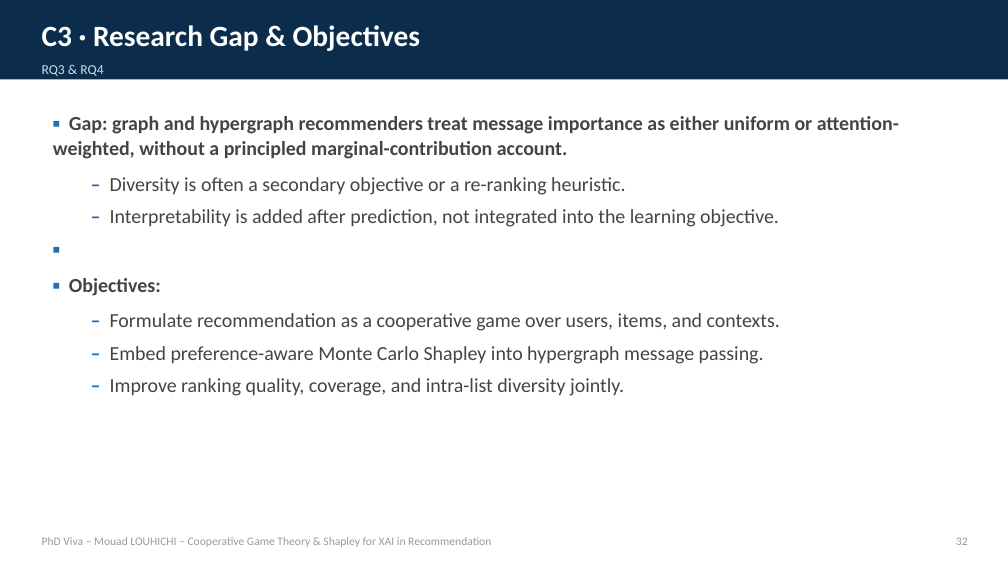
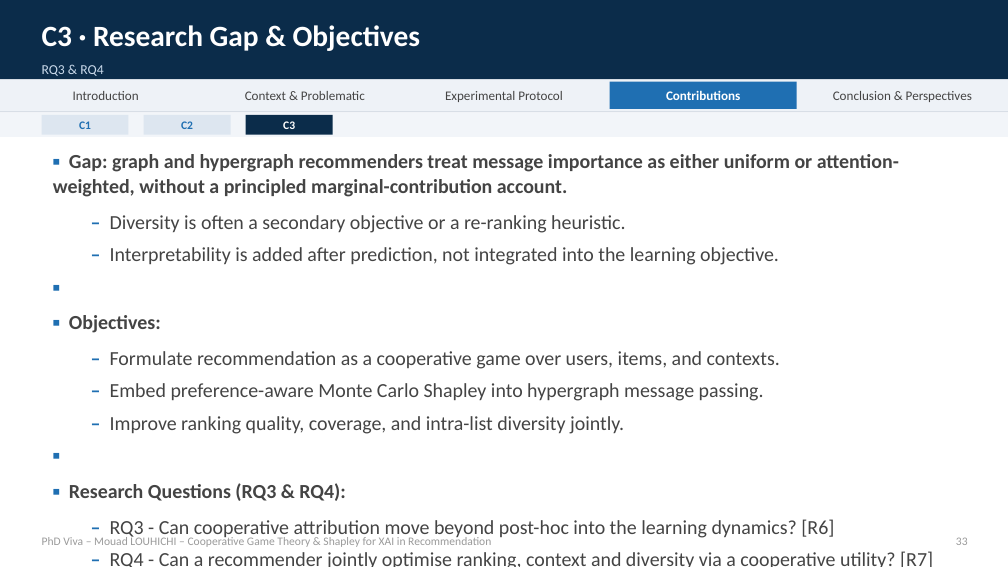
Before and after one commit to mouadlouhichi/phd-prep, a slide deck: slide 40 of viva/MOUAD_LOUHICHI_VIVA.pptx (slide 39 before the commit). Drawn at 1008x567 pixels with LibreOffice and Linux fonts; fonts in the diff are those of the drawing. Boxes give left, top, right and bottom in pixels: in the first picture for what was removed or moved away, otherwise in the second. Text is boxed around its words. In the diff, an @@ line names an element or a change of style, - is before the commit and + after.

Commit message:
Enhance viva deck: intro images, nav bar, data/metrics detail, contribution RQ/objectives, references, paper-figure workflows

```diff
--- a/viva/MOUAD_LOUHICHI_VIVA.pptx
+++ b/viva/MOUAD_LOUHICHI_VIVA.pptx
@@ rectangle added at box(0, 79, 1008, 111), fill #EEF2F7 @@
@@ rectangle added at box(609, 82, 796, 109), fill #1F6FB2 @@
@@ rectangle added at box(0, 111, 1008, 113), fill #D8DEE6 @@
@@ rectangle added at box(0, 113, 1008, 137), fill #F2F5F9 @@
@@ rectangle added at box(42, 115, 129, 135), fill #DDE6F0 @@
@@ text added at box(73, 91, 139, 100), 12.5 pt, text #444444 @@
+Introduction
@@ rectangle added at box(144, 115, 231, 135), fill #DDE6F0 @@
@@ text added at box(245, 91, 365, 100), 12.5 pt, text #444444 @@
+Context & Problematic
@@ rectangle added at box(246, 115, 333, 135), fill #0B2C4A @@
@@ text added at box(445, 91, 563, 102), 12.5 pt, text #444444 @@
+Experimental Protocol
@@ text added at box(666, 90, 740, 100), 12.5 pt, text #FFFFFF, bold @@
+Contributions
@@ text added at box(833, 91, 972, 102), 12.5 pt, text #444444 @@
+Conclusion & Perspectives
@@ text "▪ Gap: graph and hypergraph ...": place and size @@
-text "▪ Gap: graph and hypergraph ..." at box(53, 116, 899, 396)
+text "▪ Gap: graph and hypergraph ..." at box(53, 154, 933, 567)
@@ text added at box(79, 121, 91, 129), 11 pt, text #1F6FB2, bold @@
+C1
@@ text added at box(181, 121, 193, 129), 11 pt, text #1F6FB2, bold @@
+C2
@@ text added at box(283, 121, 295, 129), 11 pt, text #FFFFFF, bold @@
+C3
@@ text at box(69, 483, 933, 567): paragraphs added @@
+▪
+▪ Research Questions (RQ3 & RQ4):
+  – RQ3 - Can cooperative attribution move beyond post-hoc into the learning dynamics? [R6]
+  – RQ4 - Can a recommender jointly optimise ranking, context and diversity via a cooperative utility? [R7]
```
Also in this commit, not shown: 49 other slides changed, 2 slides added, 2 other files.
